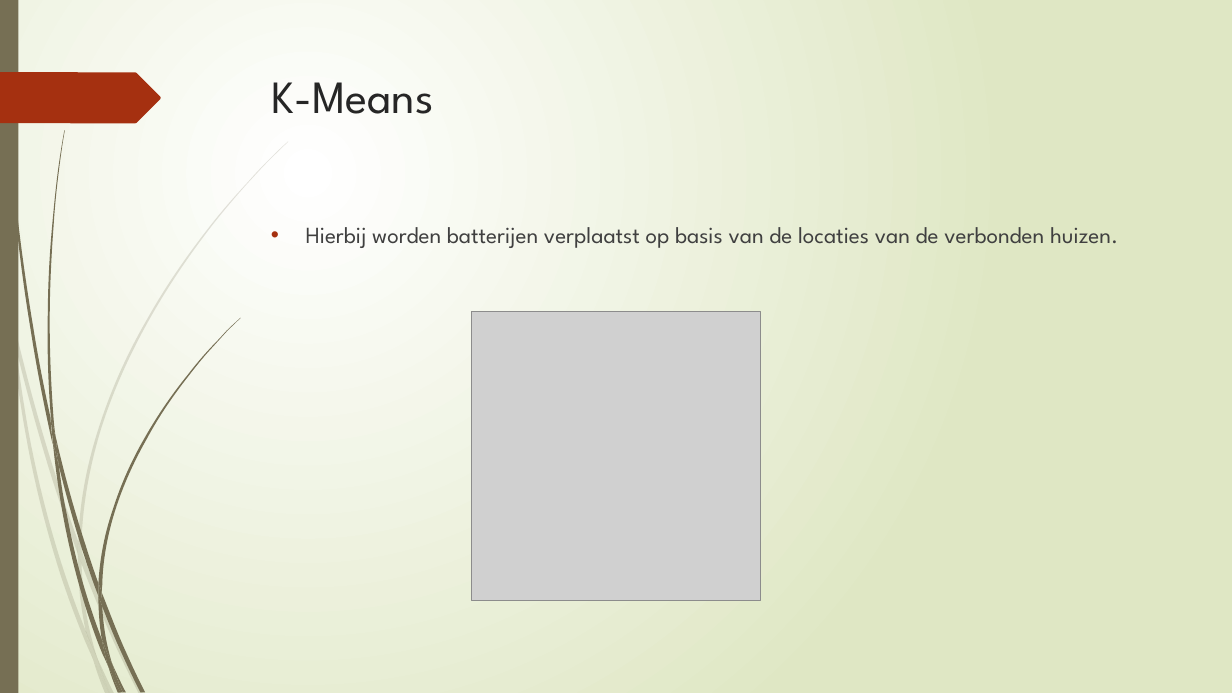
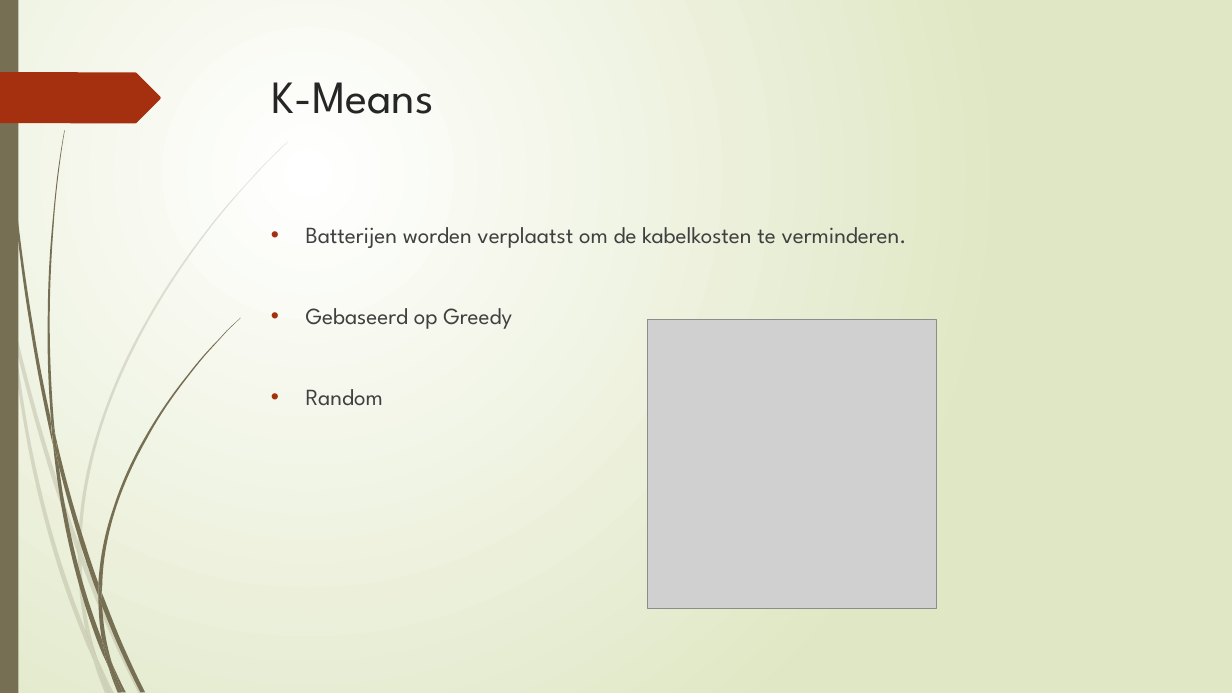
Before and after one commit to broekm006/SmartGrid, a slide deck: slide 9 of Final_V2.pptx. Drawn at 1232x693 pixels with LibreOffice and Linux fonts; fonts in the diff are those of the drawing; grey boxes stand for pictures. Boxes give left, top, right and bottom in pixels: in the first picture for what was removed or moved away, otherwise in the second. Text is boxed around its words. In the diff, an @@ line names an element or a change of style, - is before the commit and + after.

```diff
--- a/Final_V2.pptx
+++ b/Final_V2.pptx
@@ text at (306,227,907,406): text changed @@
-• Hierbij worden batterijen verplaatst op basis van de locaties van de verbonden huizen.
+• Batterijen worden verplaatst om de kabelkosten te verminderen.
+• Gebaseerd op Greedy
+• Random
@@ picture: place and size @@
-picture at (471,312,760,601)
+picture at (648,320,936,608)
```
Also in this commit, not shown: 9 other slides changed.
